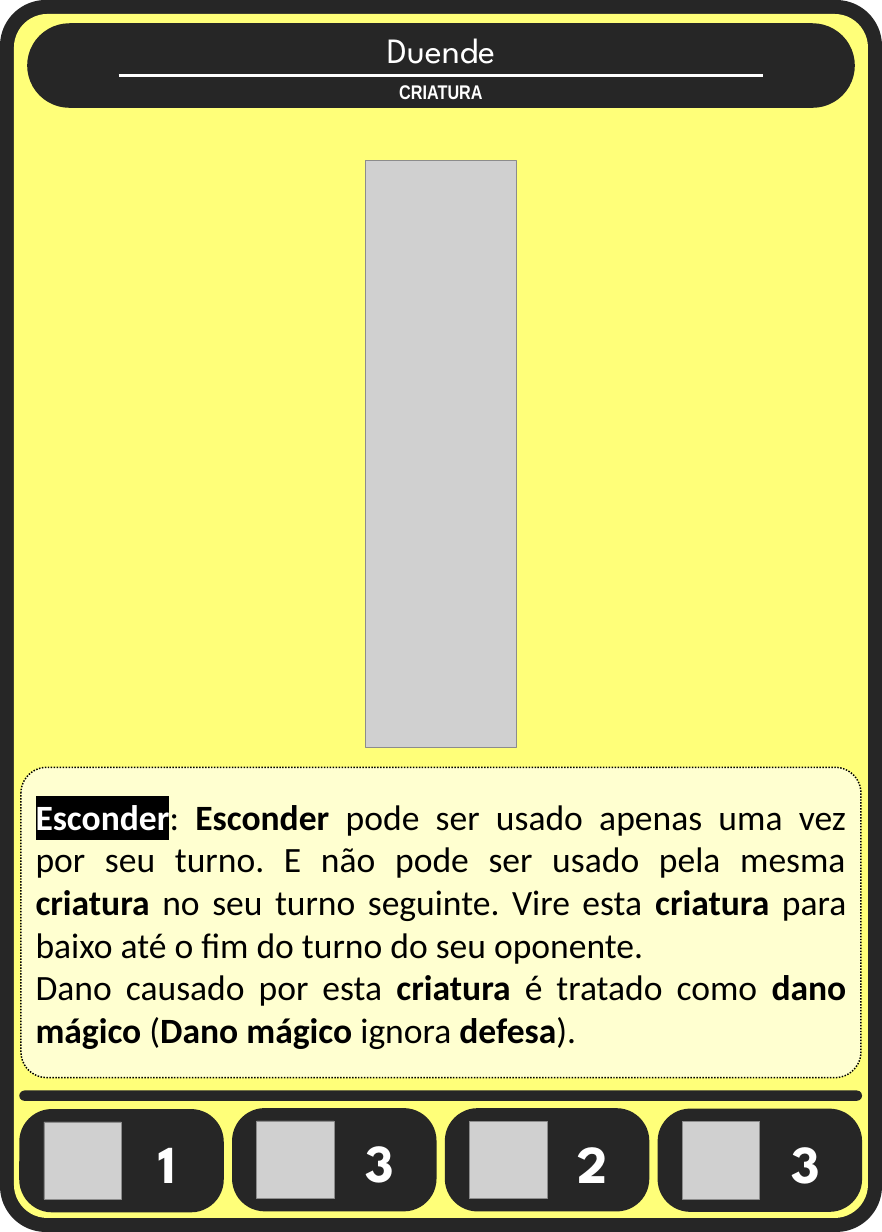
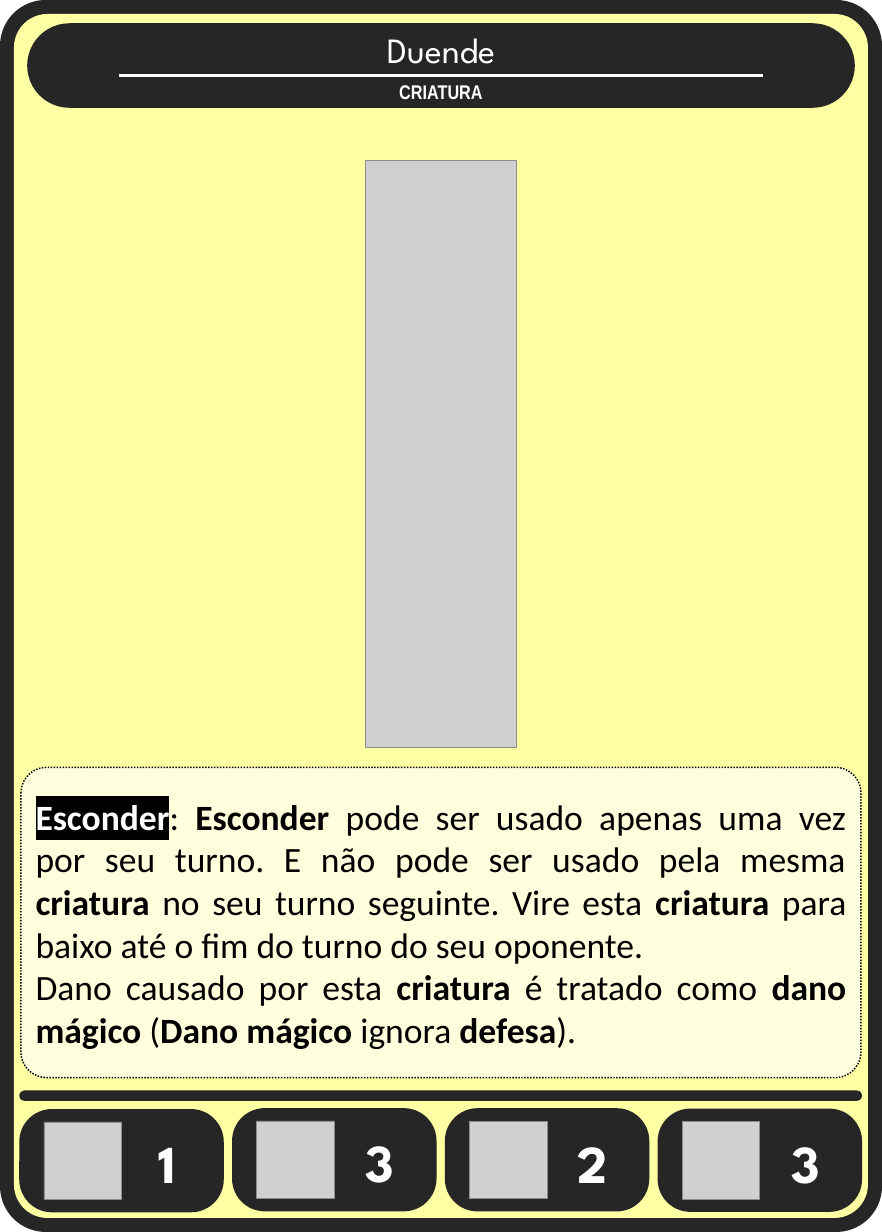
Before and after one commit to Aleyxom/Minimalist-Card-Game, a slide deck: slide 3 of slides tipos cartas/criaturas.pptx. Drawn at 882x1232 pixels with LibreOffice and Linux fonts; fonts in the diff are those of the drawing; grey boxes stand for pictures. Boxes give left, top, right and bottom in pixels: in the first picture for what was removed or moved away, otherwise in the second. Text is boxed around its words. In the diff, an @@ line names an element or a change of style, - is before the commit and + after.

```diff
--- a/slides tipos cartas/criaturas.pptx
+++ b/slides tipos cartas/criaturas.pptx
@@ rounded rectangle at <box>14,14,868,1218</box>: fill #FFFF79 to #FFFFA3 @@
```
Also in this commit, not shown: 2 other slides changed, 3 other files.
